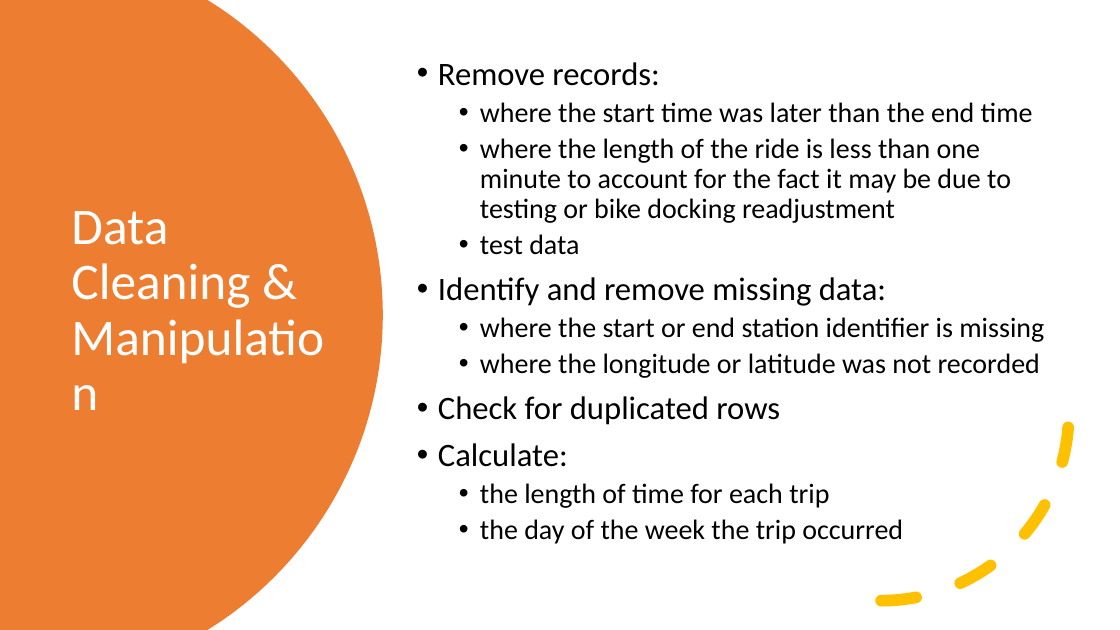
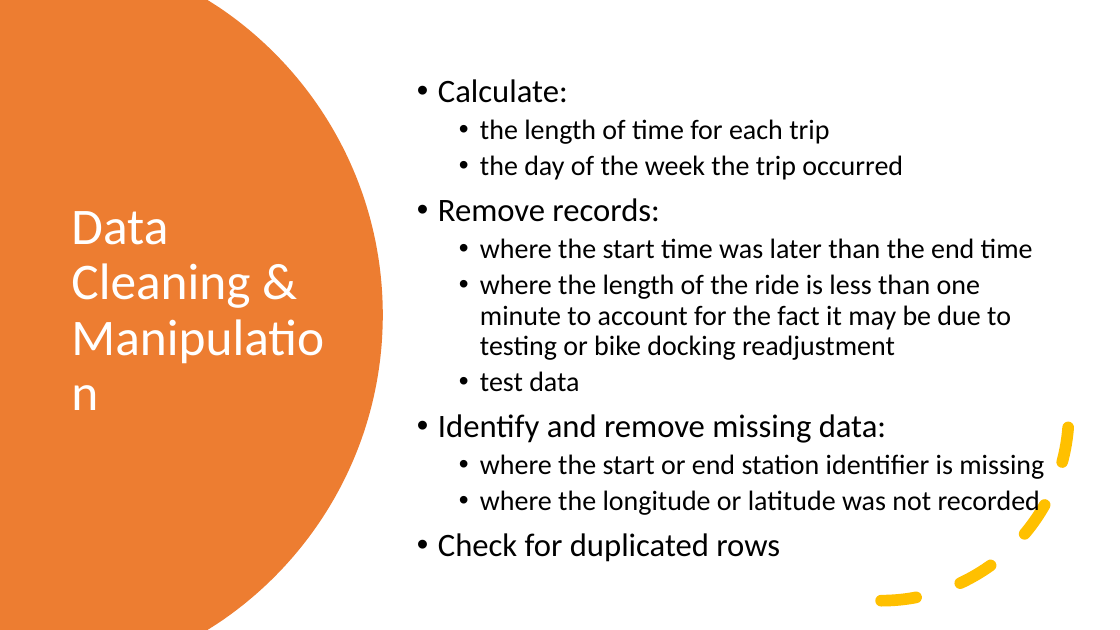
Before and after one commit to andrewtran1991/Bike_sharing_project, a slide deck: slide 5 of Cyclistic Analysis_Presentation.pptx. Drawn at 1120x630 pixels with LibreOffice and Linux fonts; fonts in the diff are those of the drawing. Boxes give left, top, right and bottom in pixels: in the first picture for what was removed or moved away, otherwise in the second. Text is boxed around its words. In the diff, an @@ line names an element or a change of style, - is before the commit and + after.

```diff
--- a/Cyclistic Analysis_Presentation.pptx
+++ b/Cyclistic Analysis_Presentation.pptx
@@ text at [438,79,903,180]: paragraphs added @@
+• Calculate:
+  • the length of time for each trip
+  • the day of the week the trip occurred
@@ text at [438,443,903,544]: paragraphs removed @@
-• Calculate:
-  • the length of time for each trip
-  • the day of the week the trip occurred
```
Also in this commit, not shown: 9 other files.
